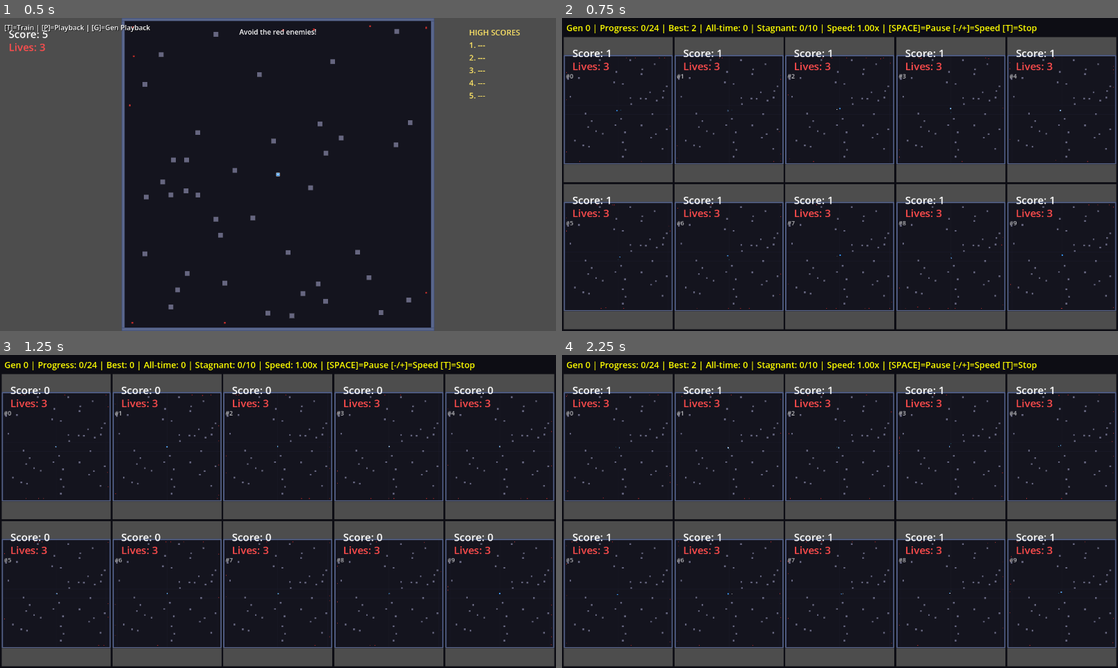
Above: before the commit, frames 1-4 (two rows, left to right).
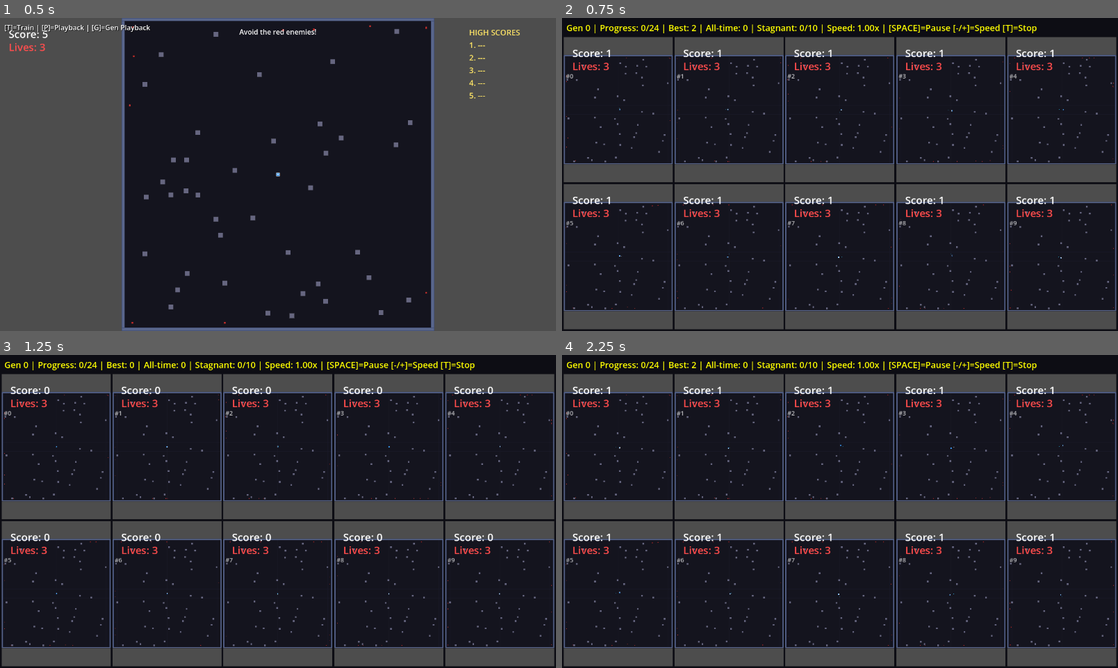
Above: after the commit, the same moments.

Repository: aryavolkan/evolve
Game: Godot game, scene res://main.tscn
Same seed, same stepped clock (60 frames per second), same inputs: the game is played once before the commit and once after it.
Inputs:
- Up to frame 1 (0.5 s): no input
- Up to frame 2 (0.75 s): tap Enter (ui_accept) at 0.5 s; hold D (shoot_right) from 0.53 s (still down); hold T from 0.53 s (still down)
- Up to frame 3 (1.25 s): keep holding D (shoot_right); keep holding T; tap Enter (ui_accept) at 0.77 s; tap Shift at 0.8 s
- Up to frame 4 (2.25 s): release D (shoot_right) at 1.28 s; release T at 1.28 s; hold S (shoot_down) 1.28-2.03 s; tap Shift at 1.35 s; tap Enter (ui_accept) at 1.52 s; tap T at 1.55 s; hold D (shoot_right) from 2.03 s (still down); hold T from 2.03 s (still down)

Frame 1 is identical in both runs. In frame 2, 1.7% of the frame differs, in the area x 0-100%, y 12-94%; in frame 3, 1.7%; in frame 4, 1.7%.

Commit message:
Improve evolution for steady progress
- Hidden layer: 32 → 48 neurons (more capacity)
- Elite count: 8 → 3 (12%, less premature convergence)
- Mutation strength: 0.15 → 0.3 (explore more)
- Seed varies per generation (forces generalization)

Co-Authored-By: Claude Opus 4.5 <noreply@anthropic.com>

Diff:
--- a/training_manager.gd
+++ b/training_manager.gd
@@ -131,12 +131,12 @@
 	evolution = EvolutionScript.new(
 		population_size,
 		input_size,
-		32,
+		48,    # Hidden layer (increased from 32 for more capacity)
 		6,
-		8,     # Elite count (~17% - balance between preserving good and exploring)
-		0.15,  # Mutation rate (slightly higher for exploration)
-		0.15,  # Mutation strength (slightly higher for exploration)
-		0.6    # Crossover rate (lower to preserve good networks better)
+		3,     # Elite count (12% - reduced to encourage exploration)
+		0.15,  # Mutation rate
+		0.3,   # Mutation strength (increased for better exploration)
+		0.6    # Crossover rate
 	)
 
 	evolution.generation_complete.connect(_on_generation_complete)
@@ -394,11 +394,10 @@
 	## Start evaluating the first batch of individuals (rolling replacement after).
 	cleanup_training_instances()
 
-	# Generate events ONCE and reuse for all generations (seed=1 always)
-	# This ensures true fitness comparison across generations
-	if generation_events.size() == 0:
-		var MainScene = load("res://main.gd")
-		generation_events = MainScene.generate_random_events(42)  # Fixed seed
+	# Generate new events each generation with different seed
+	# Forces networks to generalize rather than memorize one scenario
+	var MainScene = load("res://main.gd")
+	generation_events = MainScene.generate_random_events(generation + 1)  # Seed varies per gen
 
 	# Reset rolling counters
 	next_individual = parallel_count
